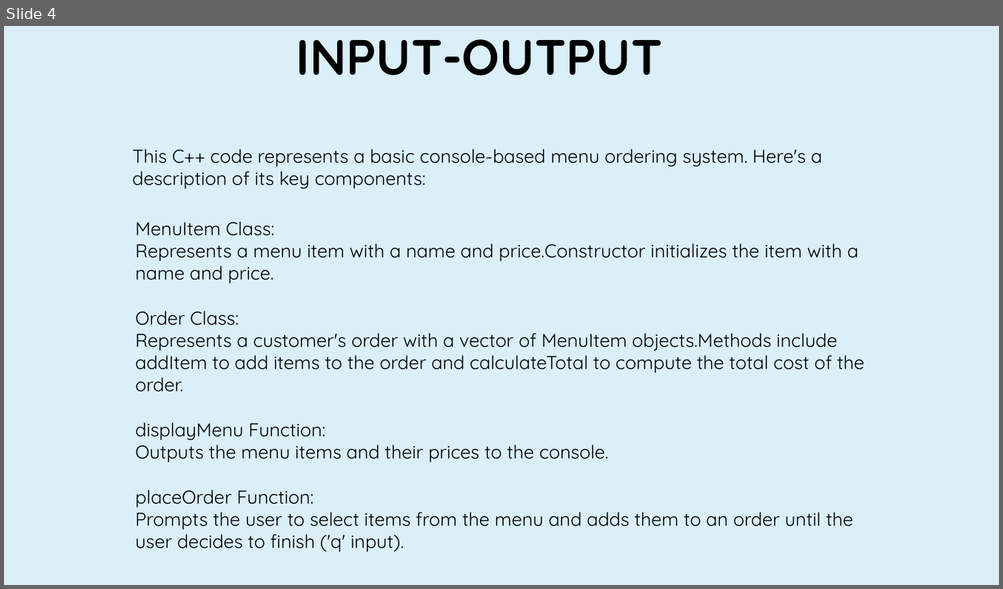
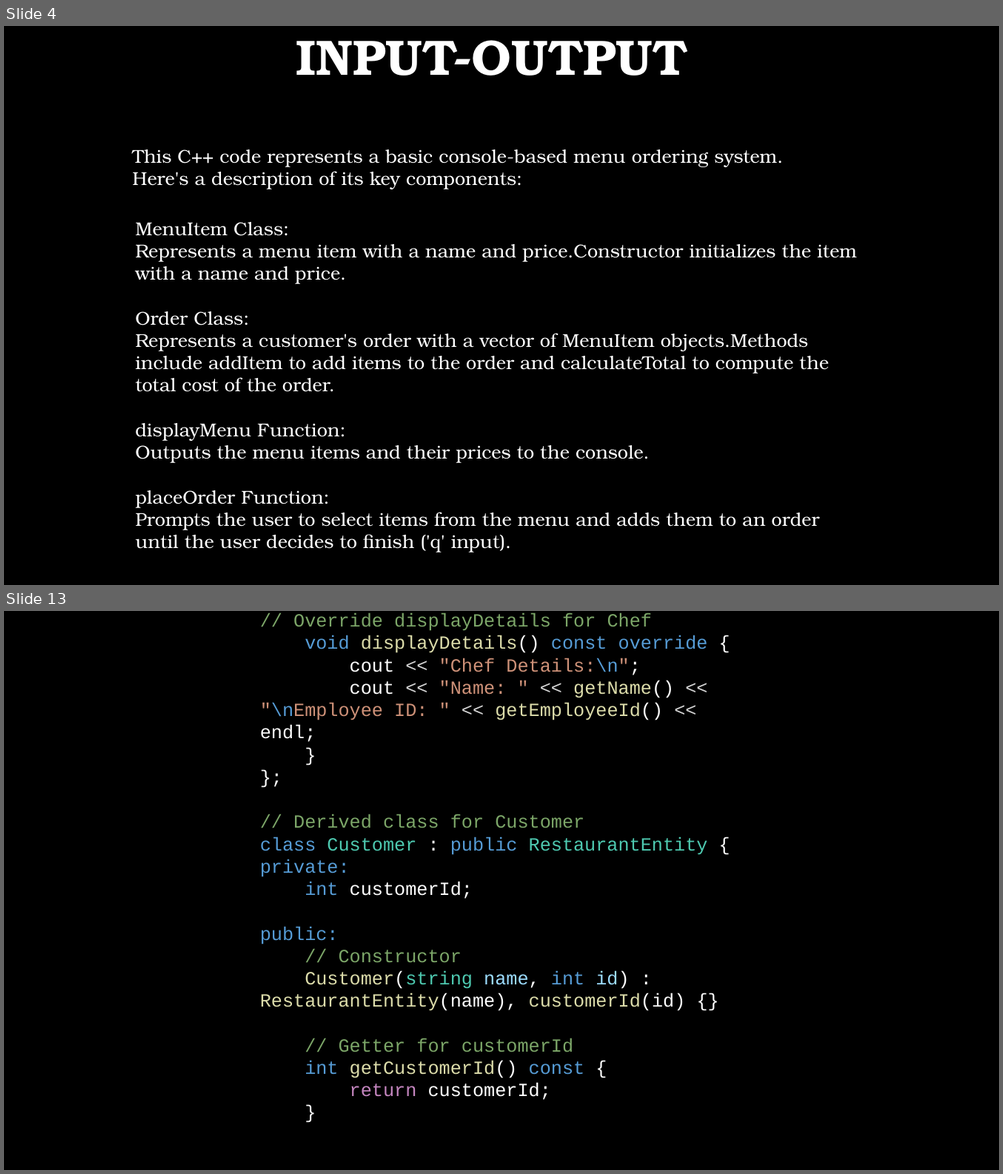
Before and after one commit to kalikumari292725/oopm-case-study, a slide deck: PRESENTATIONPPT3.pptx. Shown one above the other, each under a label of ours: slide 4 before the commit, slides 4 and 13 after it; the slides between them are not shown. The pictures are 1003x589 and 1003x1174 pixels, drawn with LibreOffice and Linux fonts; fonts in the diff are those of the drawing; background and template pictures are left out. Boxes give left, top, right and bottom in pixels: in the first picture for what was removed or moved away, otherwise in the second. Text is boxed around its words. In the diff, an @@ line names an element or a change of style, - is before the commit and + after.

```diff
--- a/PRESENTATIONPPT3.pptx
+++ b/PRESENTATIONPPT3.pptx
@@ slide 13 added at (4,611,999,1170), background picture (left out) @@
@@ text added at (260,613,708,1100), 18 pt, text #7CA668 @@
+// Override displayDetails for Chef
+void displayDetails() const override {
+cout << "Chef Details:\n";
+cout << "Name: " << getName() << "\nEmployee ID: " << getEmployeeId() << endl;
+}
+};
+// Derived class for Customer
+class Customer : public RestaurantEntity {
+private:
+int customerId;
+public:
+// Constructor
+Customer(string name, int id) : RestaurantEntity(name), customerId(id) {}
+// Getter for customerId
+int getCustomerId() const {
+return customerId;
+}
@@ slide 4 changed as well @@
@@ background #DBEFF9 to picture (left out) @@
@@ font Quicksand to TeX Gyre Bonum, text colour #000000 to #FFFFFF in 3 elements at (296,40,688,76), (132,150,782,190), (135,222,856,553) @@
```
Also in this commit, not shown: 4 other slides changed, 11 other slides added, 5 slides removed.
